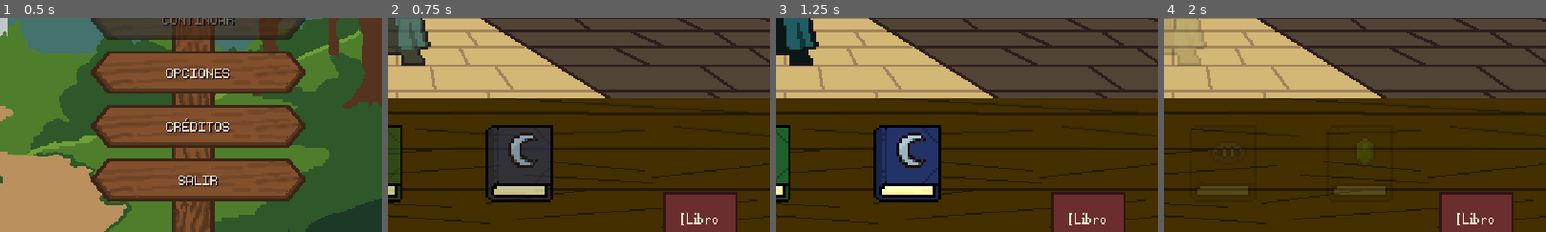
Above: before the commit, frames 1-4 (left to right).
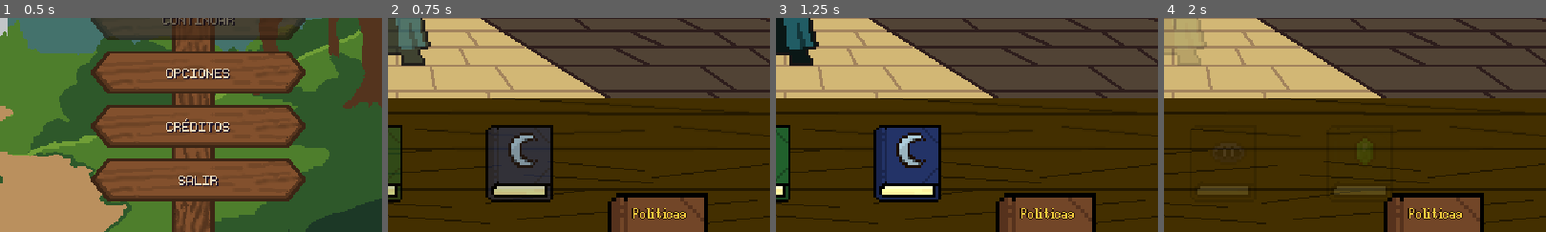
Above: after the commit, the same moments.

Repository: StephenQuispeLipa/Notaria-Aventureros
Game: Godot game, scene res://Scenes/Menus/OptionsMenu.tscn
Two runs of this game, one before a commit and one after it. Both use one fixed random seed, a clock stepped at 60 frames per second and the inputs below.
Inputs:
- Up to frame 1 (0.5 s): no input
- Up to frame 2 (0.75 s): click "JUGAR" at 0.5 s
- Up to frame 3 (1.25 s): no input
- Up to frame 4 (2 s): click "COBRAR" at 1.25 s
The pictures show only the part of the screen within x 50-100%, y 50-100%; the shares and areas given below are measured in that part.

Frame 1 is identical in both runs. In frame 2, 4.7% of the frame differs, in the area x 57-92%, y 81-100%; in frame 3, 4.7%; in frame 4, 4.7%.

Commit message:
feat: implement desk view scene and game manager core logic

Diff:
--- a/Scenes/Desk/Desk_View.tscn
+++ b/Scenes/Desk/Desk_View.tscn
@@ -14,6 +14,9 @@
 [ext_resource type="Shader" uid="uid://df2u2dlj2di5d" path="res://Shaders/magic_lens_mask.gdshader" id="10_lens_mask_shader"]
 [ext_resource type="Texture2D" path="res://Assets/Art/Items/PlantillaEscudo_Interior.png" id="11_escudo_int"]
 [ext_resource type="Texture2D" path="res://Assets/Art/Items/PlantillaEscudo_Borde.png" id="12_escudo_borde"]
+[ext_resource type="Texture2D" path="res://Assets/Art/Items/PlantillaLibro_Libro_Interior.png" id="13_libro_int"]
+[ext_resource type="Texture2D" path="res://Assets/Art/Items/PlantillaLibro_Libro_Borde.png" id="14_libro_borde"]
+[ext_resource type="Texture2D" path="res://Assets/Art/Items/libro-reglas-open.png" id="15_libro_open"]
 
 [sub_resource type="ShaderMaterial" id="ShaderMaterial_item_lens"]
 shader = ExtResource("9_lens_item_shader")
@@ -254,20 +257,56 @@
 [node name="BtnBook" type="Button" parent="." unique_id=1936746714]
 unique_name_in_owner = true
 layout_mode = 0
-offset_left = 490.0
-offset_top = 290.0
-offset_right = 546.0
-offset_bottom = 354.0
-focus_mode = 0
-theme_override_colors/font_color = Color(0.95, 0.9, 0.8, 1)
-theme_override_colors/font_hover_color = Color(1, 0.92, 0.5, 1)
+offset_left = 416.0
+offset_top = 264.0
+offset_right = 560.0
+offset_bottom = 408.0
+focus_mode = 0
+mouse_default_cursor_shape = 2
+flat = true
+
+[node name="BookTabInterior" type="TextureRect" parent="BtnBook"]
+self_modulate = Color(0.52, 0.33, 0.2, 1)
+texture_filter = 1
+layout_mode = 1
+anchors_preset = 15
+anchor_right = 1.0
+anchor_bottom = 1.0
+grow_horizontal = 2
+grow_vertical = 2
+mouse_filter = 2
+texture = ExtResource("13_libro_int")
+expand_mode = 1
+stretch_mode = 5
+
+[node name="BookTabBorde" type="TextureRect" parent="BtnBook"]
+texture_filter = 1
+layout_mode = 1
+anchors_preset = 15
+anchor_right = 1.0
+anchor_bottom = 1.0
+grow_horizontal = 2
+grow_vertical = 2
+mouse_filter = 2
+texture = ExtResource("14_libro_borde")
+expand_mode = 1
+stretch_mode = 5
+
+[node name="BookTabTitle" type="Label" parent="BtnBook"]
+layout_mode = 0
+offset_left = 34.0
+offset_top = 32.0
+offset_right = 110.0
+offset_bottom = 58.0
+mouse_filter = 2
+theme_override_colors/font_color = Color(0.95, 0.8, 0.24, 1)
+theme_override_colors/font_outline_color = Color(0.18, 0.1, 0.04, 1)
+theme_override_constants/outline_size = 2
 theme_override_fonts/font = ExtResource("4_silver")
 theme_override_font_sizes/font_size = 16
-theme_override_styles/normal = SubResource("StyleBoxFlat_book")
-theme_override_styles/pressed = SubResource("StyleBoxFlat_book_hover")
-theme_override_styles/hover = SubResource("StyleBoxFlat_book_hover")
-text = "[Libro
-56x64]"
+text = "Politicas"
+horizontal_alignment = 1
+vertical_alignment = 1
 
 [node name="MagicLens" type="TextureRect" parent="." unique_id=606100934]
 unique_name_in_owner = true
@@ -318,7 +357,8 @@
 grow_vertical = 2
 color = Color(0, 0, 0, 0.55)
 
-[node name="BookPanel" type="ColorRect" parent="BookOverlay" unique_id=39136098]
+[node name="BookPanel" type="TextureRect" parent="BookOverlay" unique_id=39136098]
+texture_filter = 1
 layout_mode = 1
 anchors_preset = 8
 anchor_left = 0.5
@@ -331,43 +371,106 @@
 offset_bottom = 130.0
 grow_horizontal = 2
 grow_vertical = 2
-color = Color(0.89, 0.81, 0.67, 1)
-
-[node name="BookLabel" type="Label" parent="BookOverlay/BookPanel" unique_id=1337602651]
-layout_mode = 1
-anchors_preset = 15
-anchor_right = 1.0
-anchor_bottom = 1.0
+texture = ExtResource("15_libro_open")
+stretch_mode = 3
+
+[node name="BookPages" type="HBoxContainer" parent="BookOverlay/BookPanel"]
+layout_mode = 1
+anchors_preset = 15
+anchor_right = 1.0
+anchor_bottom = 1.0
+offset_left = 24.0
+offset_top = 18.0
+offset_right = -24.0
+offset_bottom = -64.0
+grow_horizontal = 2
+grow_vertical = 2
+theme_override_constants/separation = 24
+
+[node name="LeftPage" type="VBoxContainer" parent="BookOverlay/BookPanel/BookPages"]
+unique_name_in_owner = true
+layout_mode = 2
+size_flags_horizontal = 3
+
+[node name="RightPage" type="VBoxContainer" parent="BookOverlay/BookPanel/BookPages"]
+unique_name_in_owner = true
+layout_mode = 2
+size_flags_horizontal = 3
+
+[node name="BookNav" type="HBoxContainer" parent="BookOverlay/BookPanel"]
+layout_mode = 1
+anchors_preset = 12
+anchor_top = 1.0
+anchor_right = 1.0
+anchor_bottom = 1.0
+offset_left = 34.0
+offset_top = -62.0
+offset_right = -34.0
 offset_bottom = -36.0
 grow_horizontal = 2
-grow_vertical = 2
-theme_override_colors/font_color = Color(0.24, 0.14, 0.16, 1)
-theme_override_fonts/font = ExtResource("4_silver")
-theme_override_font_sizes/font_size = 16
-text = "[Libro Abierto 380x260]"
+grow_vertical = 0
+alignment = 1
+
+[node name="BtnPrevPage" type="Button" parent="BookOverlay/BookPanel/BookNav"]
+unique_name_in_owner = true
+custom_minimum_size = Vector2(36, 0)
+layout_mode = 2
+focus_mode = 0
+mouse_default_cursor_shape = 2
+theme_override_colors/font_color = Color(0.28, 0.17, 0.19, 1)
+theme_override_colors/font_hover_color = Color(0.65, 0.25, 0.25, 1)
+theme_override_colors/font_disabled_color = Color(0.55, 0.45, 0.35, 0.45)
+theme_override_fonts/font = ExtResource("3_mono")
+theme_override_font_sizes/font_size = 16
+text = "<="
+flat = true
+
+[node name="SpacerLeft" type="Control" parent="BookOverlay/BookPanel/BookNav"]
+layout_mode = 2
+size_flags_horizontal = 3
+
+[node name="BookPageLabel" type="Label" parent="BookOverlay/BookPanel/BookNav"]
+unique_name_in_owner = true
+layout_mode = 2
+theme_override_colors/font_color = Color(0.28, 0.17, 0.19, 1)
+theme_override_fonts/font = ExtResource("3_mono")
+theme_override_font_sizes/font_size = 16
+text = "Página 1/5"
 horizontal_alignment = 1
 vertical_alignment = 1
 
-[node name="BtnCloseBook" type="Button" parent="BookOverlay/BookPanel" unique_id=1368042098]
-unique_name_in_owner = true
-layout_mode = 1
-anchors_preset = 7
-anchor_left = 0.5
-anchor_top = 1.0
-anchor_right = 0.5
-anchor_bottom = 1.0
-offset_left = -45.0
-offset_top = -34.0
-offset_right = 45.0
-offset_bottom = -8.0
-grow_horizontal = 2
-grow_vertical = 0
-focus_mode = 0
+[node name="SpacerMid" type="Control" parent="BookOverlay/BookPanel/BookNav"]
+layout_mode = 2
+size_flags_horizontal = 3
+
+[node name="BtnCloseBook" type="Button" parent="BookOverlay/BookPanel/BookNav" unique_id=1368042098]
+unique_name_in_owner = true
+layout_mode = 2
+focus_mode = 0
+mouse_default_cursor_shape = 2
 theme_override_colors/font_color = Color(0.28, 0.17, 0.19, 1)
 theme_override_colors/font_hover_color = Color(0.65, 0.25, 0.25, 1)
 theme_override_fonts/font = ExtResource("3_mono")
 theme_override_font_sizes/font_size = 16
 text = "CERRAR"
+flat = true
+
+[node name="SpacerRight" type="Control" parent="BookOverlay/BookPanel/BookNav"]
+layout_mode = 2
+size_flags_horizontal = 3
+
+[node name="BtnNextPage" type="Button" parent="BookOverlay/BookPanel/BookNav"]
+unique_name_in_owner = true
+custom_minimum_size = Vector2(36, 0)
+layout_mode = 2
+focus_mode = 0
+mouse_default_cursor_shape = 2
+theme_override_colors/font_color = Color(0.28, 0.17, 0.19, 1)
+theme_override_colors/font_hover_color = Color(0.65, 0.25, 0.25, 1)
+theme_override_colors/font_disabled_color = Color(0.55, 0.45, 0.35, 0.45)
+theme_override_fonts/font = ExtResource("3_mono")
+theme_override_font_sizes/font_size = 16
+text = "=>"
 flat = true
 
 [node name="DayEndOverlay" type="Control" parent="." unique_id=1000508036]
--- a/Scripts/Core/game_manager.gd
+++ b/Scripts/Core/game_manager.gd
@@ -15,6 +15,7 @@
 var arrests_today: int = 0
 var charges_today: int = 0
 var day_time_remaining: float = 60.0
+var book_page: int = 1
 
 var total_charged: int = 0
 var total_arrested: int = 0
@@ -33,6 +34,7 @@
 	arrests_today = 0
 	charges_today = 0
 	day_time_remaining = get_day_duration(current_day)
+	book_page = 1
 	total_charged = 0
 	total_arrested = 0
 	total_earned = 0
@@ -61,6 +63,7 @@
 		"arrests_today": arrests_today,
 		"charges_today": charges_today,
 		"day_time_remaining": day_time_remaining,
+		"book_page": book_page,
 		"total_charged": total_charged,
 		"total_arrested": total_arrested,
 		"total_earned": total_earned,
@@ -91,6 +94,7 @@
 	arrests_today = int(data.get("arrests_today", 0))
 	charges_today = int(data.get("charges_today", 0))
 	day_time_remaining = float(data.get("day_time_remaining", get_day_duration(current_day)))
+	book_page = clampi(int(data.get("book_page", 1)), 1, 5)
 	total_charged = int(data.get("total_charged", 0))
 	total_arrested = int(data.get("total_arrested", 0))
 	total_earned = int(data.get("total_earned", 0))
--- a/Scripts/Desk/desk_view.gd
+++ b/Scripts/Desk/desk_view.gd
@@ -14,14 +14,15 @@
 
 const NPC_CENTER_X: float = 221.0
 const NPC_EXIT_OFFSET: float = 75.0
-const BOOK_PEEK_Y: float = 290.0
-const BOOK_HOVER_Y: float = 264.0
+const BOOK_PEEK_Y: float = 264.0
+const BOOK_HOVER_Y: float = 200.0
 const ITEM_DEFAULT_POS := Vector2(253.0, 236.0)
 const VIEWPORT_SIZE := Vector2(570.0, 320.0)
 const LENS_GLASS_RADIUS: float = 28.0
 const RUNE_ALPHABET := "abcdefghijklmnopqrstuvwxyz"
 const RUNES_PER_ITEM := 10
 const MAX_ITEMS_PER_NPC := 3
+const MAX_BOOK_PAGES := 5
 
 const ITEM_SLOT_POSITIONS: Dictionary = {
 	1: [Vector2(282.0, 222.0)],
@@ -96,6 +97,7 @@
 var _drag_offset: Vector2 = Vector2.ZERO
 var _item_slots: Array[Dictionary] = []
 var _runes: Array[Dictionary] = []
+var current_book_page: int = 1
 
 @onready var day_progress_label: Label = %DayProgressLabel
 @onready var npc_rect: Control = %NPCRect
@@ -113,6 +115,9 @@
 @onready var book_overlay: Control = %BookOverlay
 @onready var book_backdrop: ColorRect = %BookBackdrop
 @onready var btn_close_book: Button = %BtnCloseBook
+@onready var btn_prev_page: Button = %BtnPrevPage
+@onready var btn_next_page: Button = %BtnNextPage
+@onready var book_page_label: Label = %BookPageLabel
 
 @onready var day_end_overlay: Control = %DayEndOverlay
 @onready var day_end_title: Label = %DayEndTitle
@@ -131,6 +136,8 @@
 	btn_book.mouse_entered.connect(_on_book_mouse_entered)
 	btn_book.mouse_exited.connect(_on_book_mouse_exited)
 	btn_close_book.pressed.connect(_close_book)
+	btn_prev_page.pressed.connect(_on_prev_page_pressed)
+	btn_next_page.pressed.connect(_on_next_page_pressed)
 	book_backdrop.gui_input.connect(_on_book_backdrop_gui_input)
 
 	btn_cobrar.pressed.connect(_on_cobrar_pressed)
@@ -311,12 +318,14 @@
 	arrests_today = GameManager.arrests_today
 	charges_today = GameManager.charges_today
 	time_remaining = GameManager.day_time_remaining
+	current_book_page = clampi(GameManager.book_page, 1, MAX_BOOK_PAGES)
 	is_day_ending = false
 	_last_displayed_second = ceili(time_remaining)
 	_save_timer_accum = 0.0
 	day_end_overlay.visible = false
 	_set_vignette(Color.WHITE, 0.0)
 	_update_day_progress_label()
+	_update_book_page_ui()
 
 	if current_npc_index >= total_npcs:
 		_show_day_summary(false)
@@ -457,6 +466,7 @@
 func _open_book() -> void:
 	if book_overlay.visible:
 		return
+	_update_book_page_ui()
 	book_overlay.visible = true
 	AudioManager.play_sfx(LIBRO_OPEN_SFX)
 
@@ -464,7 +474,32 @@
 	if not book_overlay.visible:
 		return
 	book_overlay.visible = false
+	GameManager.book_page = current_book_page
+	GameManager.save_game()
 	AudioManager.play_sfx(LIBRO_CLOSE_SFX)
+
+func _on_prev_page_pressed() -> void:
+	if current_book_page <= 1:
+		return
+	current_book_page -= 1
+	GameManager.book_page = current_book_page
+	GameManager.save_game()
+	_update_book_page_ui()
+	AudioManager.play_sfx(LIBRO_OPEN_SFX)
+
+func _on_next_page_pressed() -> void:
+	if current_book_page >= MAX_BOOK_PAGES:
+		return
+	current_book_page += 1
+	GameManager.book_page = current_book_page
+	GameManager.save_game()
+	_update_book_page_ui()
+	AudioManager.play_sfx(LIBRO_OPEN_SFX)
+
+func _update_book_page_ui() -> void:
+	book_page_label.text = "Página %d/%d" % [current_book_page, MAX_BOOK_PAGES]
+	btn_prev_page.disabled = current_book_page <= 1
+	btn_next_page.disabled = current_book_page >= MAX_BOOK_PAGES
 
 func _on_book_backdrop_gui_input(event: InputEvent) -> void:
 	if event is InputEventMouseButton and event.pressed and event.button_index == MOUSE_BUTTON_LEFT:
Binary file added: Assets/Art/Items/libro-reglas-open.png
Not shown, added: Assets/Art/Items/libro-reglas-open.png.import
